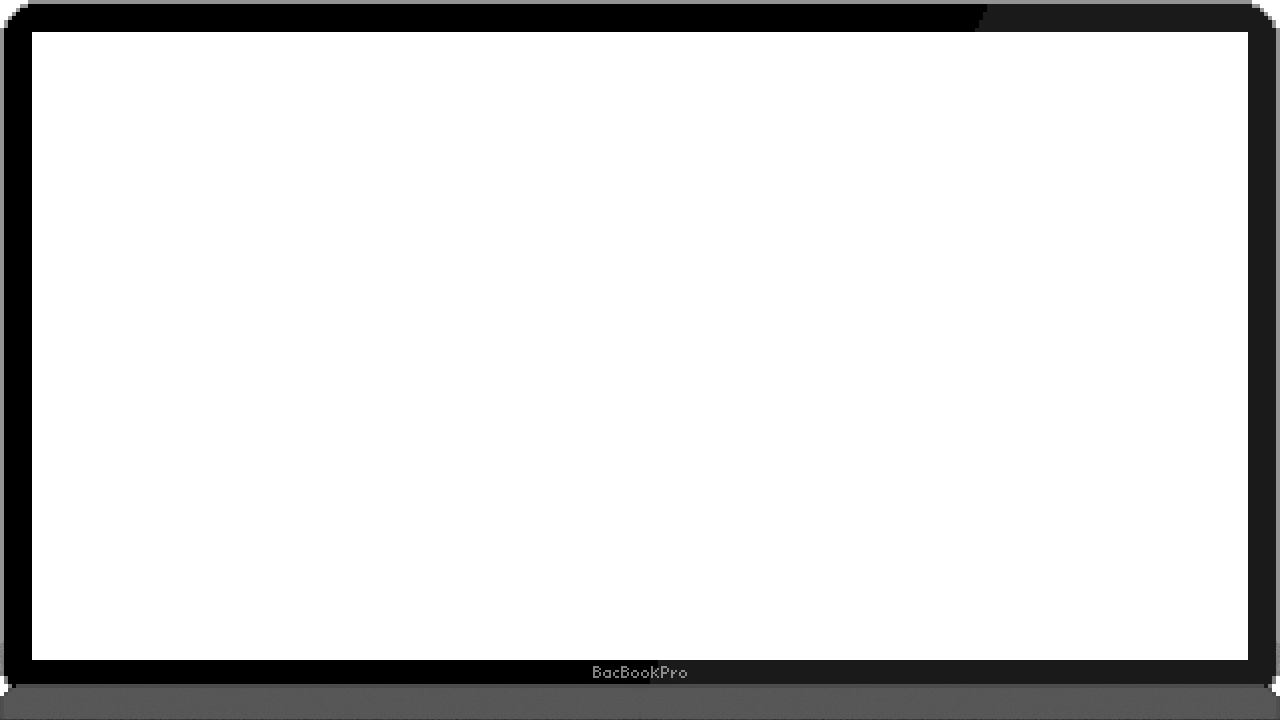
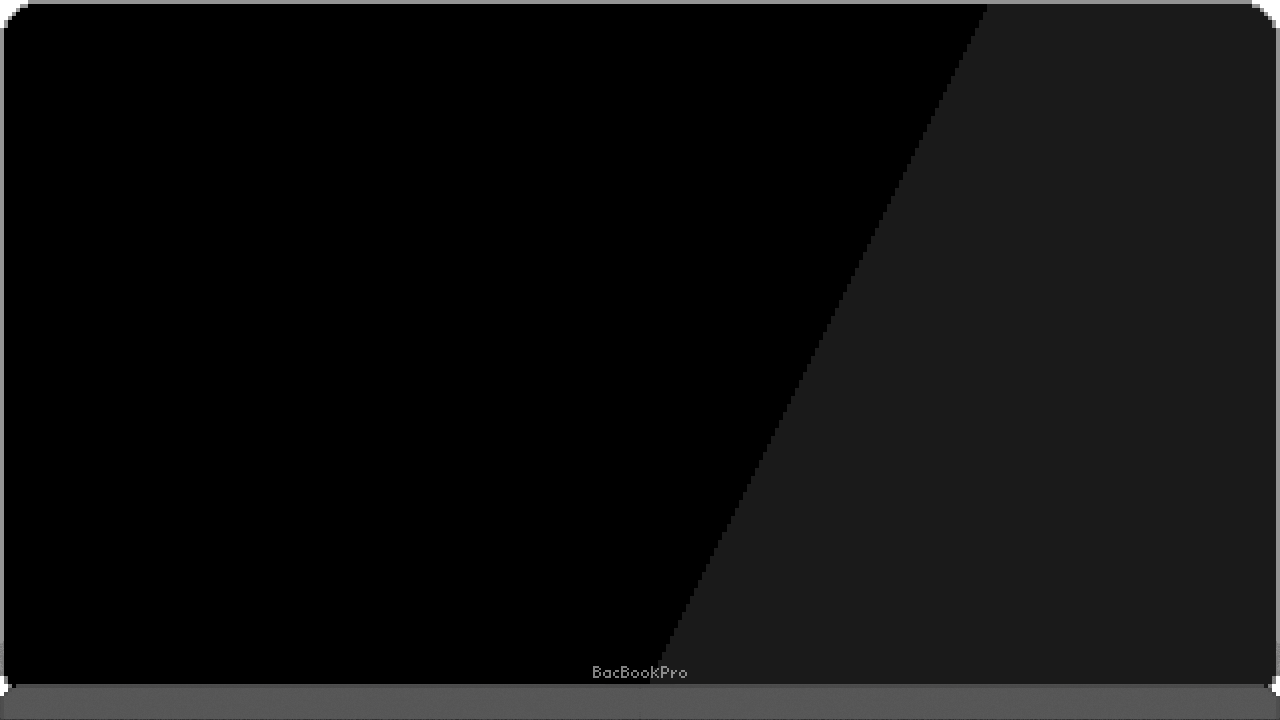
Before/after of a 1280 x 720 layered artwork. What changed in the layer stack:
showed "black", painted on it over (32, 32, 1248, 660)
